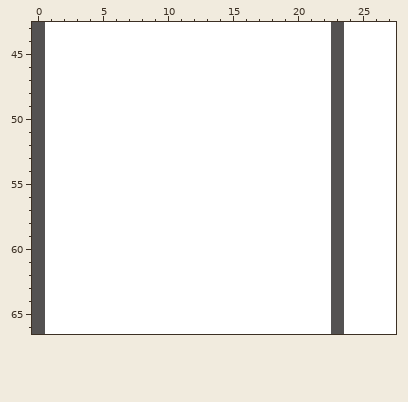
Two states of a pixel-art file, 03 - Door/Door-1.2.aseprite. This is how it looked before the edit.
128x128 pixels, 1 frame. Colours within 5 levels of each other are drawn and written as one. Shown: x 0..27, y 43..66.
After:
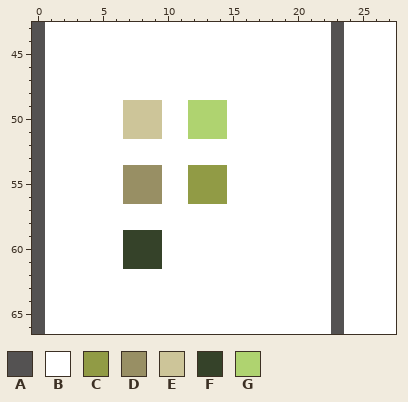
Palette (. is transparent): A #545252  B #ffffff  C #919b45  D #988f64  E #cdc599  F #354229  G #afd370
Difference:
{"change": "layer \"colours\" added"}
{"where": "layer \"colours\""}
{"y":49,"x":7,"old":"BBB","new":"EEE"}
{"y":49,"x":12,"old":"BBB","new":"GGG"}
{"y":50,"x":7,"old":"BBB","new":"EEE"}
{"y":50,"x":12,"old":"BBB","new":"GGG"}
{"y":51,"x":7,"old":"BBB","new":"EEE"}
{"y":51,"x":12,"old":"BBB","new":"GGG"}
{"y":54,"x":7,"old":"BBB","new":"DDD"}
{"y":54,"x":12,"old":"BBB","new":"CCC"}
{"y":55,"x":7,"old":"BBB","new":"DDD"}
{"y":55,"x":12,"old":"BBB","new":"CCC"}
{"y":56,"x":7,"old":"BBB","new":"DDD"}
{"y":56,"x":12,"old":"BBB","new":"CCC"}
{"y":59,"x":7,"old":"BBB","new":"FFF"}
{"y":60,"x":7,"old":"BBB","new":"FFF"}
{"y":61,"x":7,"old":"BBB","new":"FFF"}
{"label":"changed","picture_box":[123,100,227,269]}
